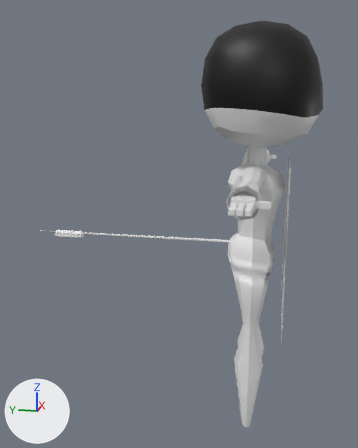
Before and after pictures for a commit that changed the Blender file 06.06.2025_Nurse_Drones.blend.
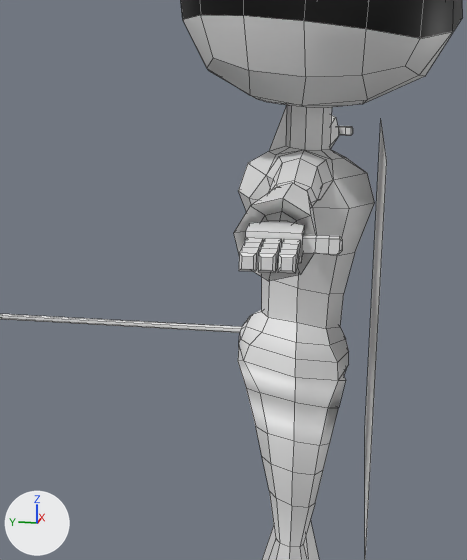
Each version appears first whole from a 50 mm camera at (-6.3, -0.26, 4.33) aimed at (0.06, 1.01, 2.74), and next in a close-up on the part from 35% to 91% of the width and 23% to 76% of the height. Every picture has the same lights, and +X, +Y and +Z are marked at lower left. The close-ups show mesh edges as thin lines.

In view in the first close-up: 'Body', 'Плоскость'.
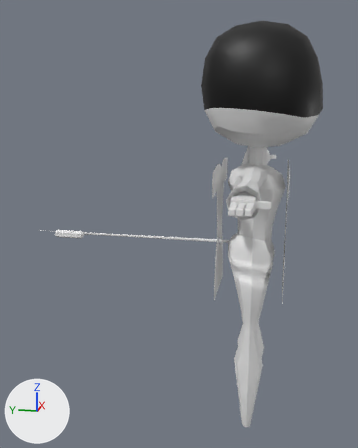
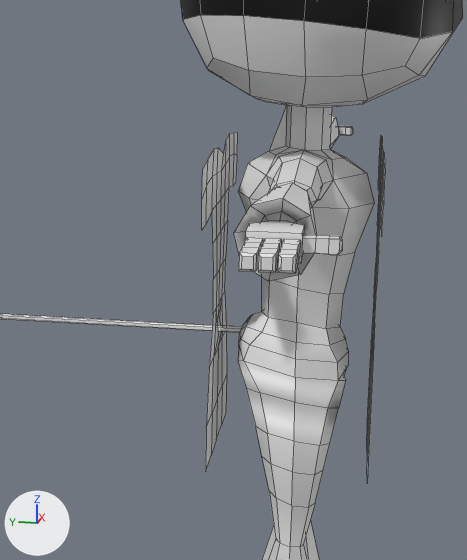
The edits, one by one:
me_плоскость_001 is used by ob_плоскость; location (0.0, -0.387, 2.646); rotation (1.571, 0.0, 0.0), in degrees (90, 0, 0).
me_плоскость_001 had 4 vertices, 1 face and spanned x -1.0..1.0, y -1.0..1.0, z 0.0.
me_плоскость_001 now has 83 vertices, 42 faces, 37 loose edges and spans x -0.01..0.82, y -0.75..0.96, z -0.85..0.01.
me_плоскость_001 part 1: the whole mesh is rebuilt.
Object 'Плоскость' (ob_плоскость) gains a MIRROR modifier named 'Зеркало'.
Modifier setting: use_clip = True.

Location of each change, [x1, y1, x2, y2] in pixels of the close-ups (467 x 560 px):
'Плоскость', reshaped, modifiers changed
    before: [365, 122, 387, 560]
    after: [202, 132, 385, 475]
